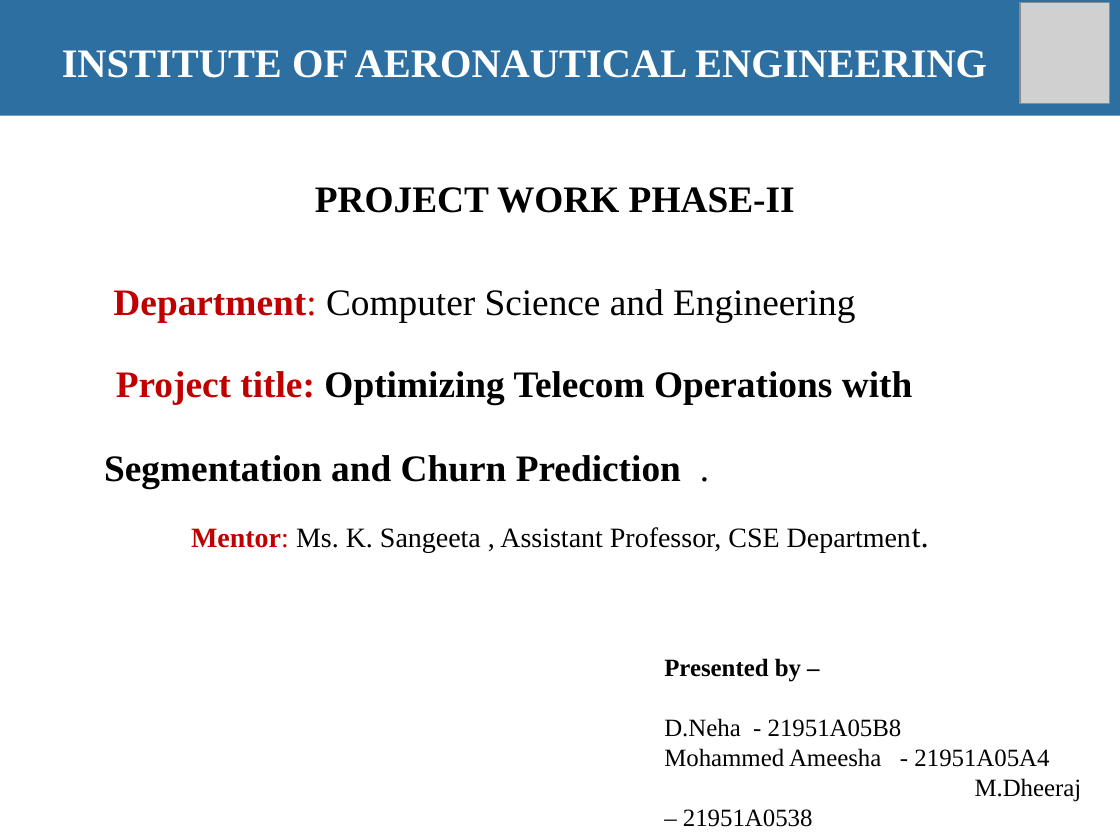
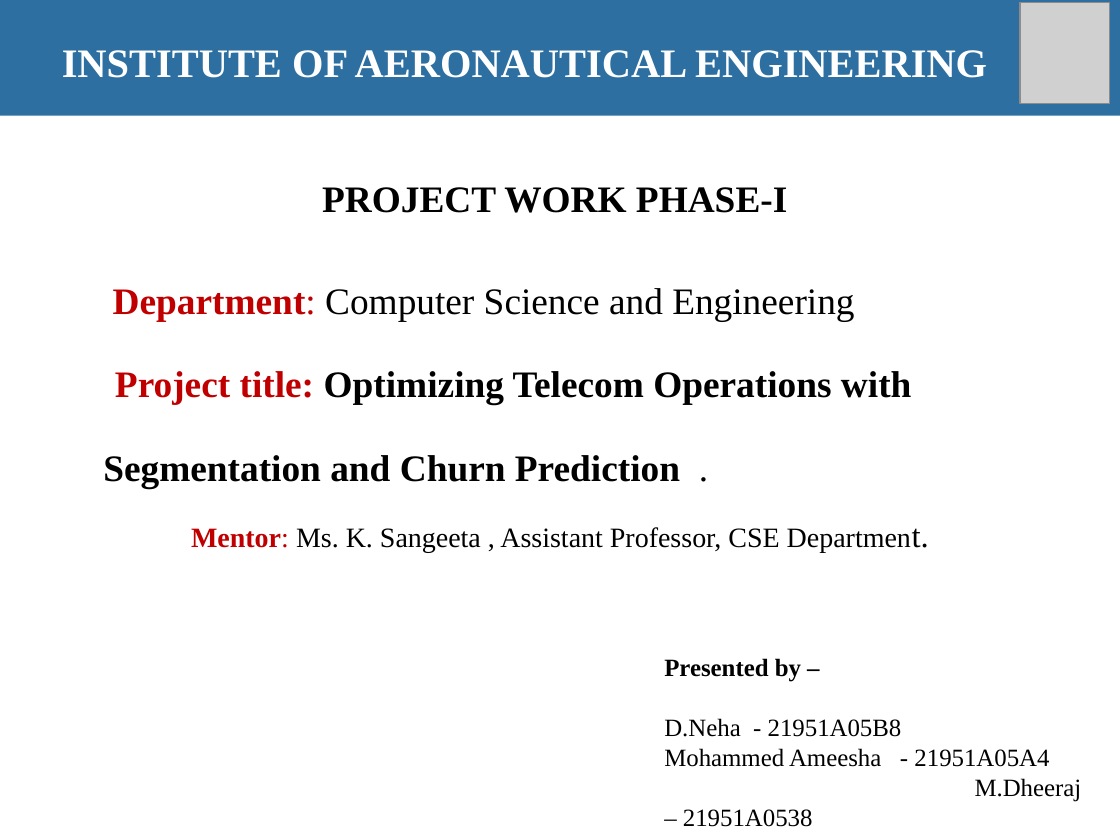
Before and after one commit to NehaDandu97/important, a slide deck: slide 1 of FSI/FSI vv.pptx. Drawn at 1120x840 pixels with LibreOffice and Linux fonts; fonts in the diff are those of the drawing; grey boxes stand for pictures. Boxes give left, top, right and bottom in pixels: in the first picture for what was removed or moved away, otherwise in the second. Text is boxed around its words. In the diff, an @@ line names an element or a change of style, - is before the commit and + after.

```diff
--- a/FSI/FSI vv.pptx
+++ b/FSI/FSI vv.pptx
@@ text at (x1=322, y1=187, x2=787, y2=213): text changed @@
-PROJECT WORK PHASE-II
+PROJECT WORK PHASE-I
```
Also in this commit, not shown: 2 other slides changed, 5 other files.
